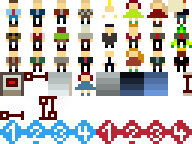
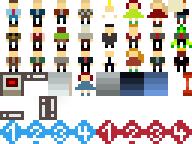
Two versions of the same layered image (192x144). Layer-by-layer changes:
painted on "sprites.png" over box(0, 72, 192, 120)
